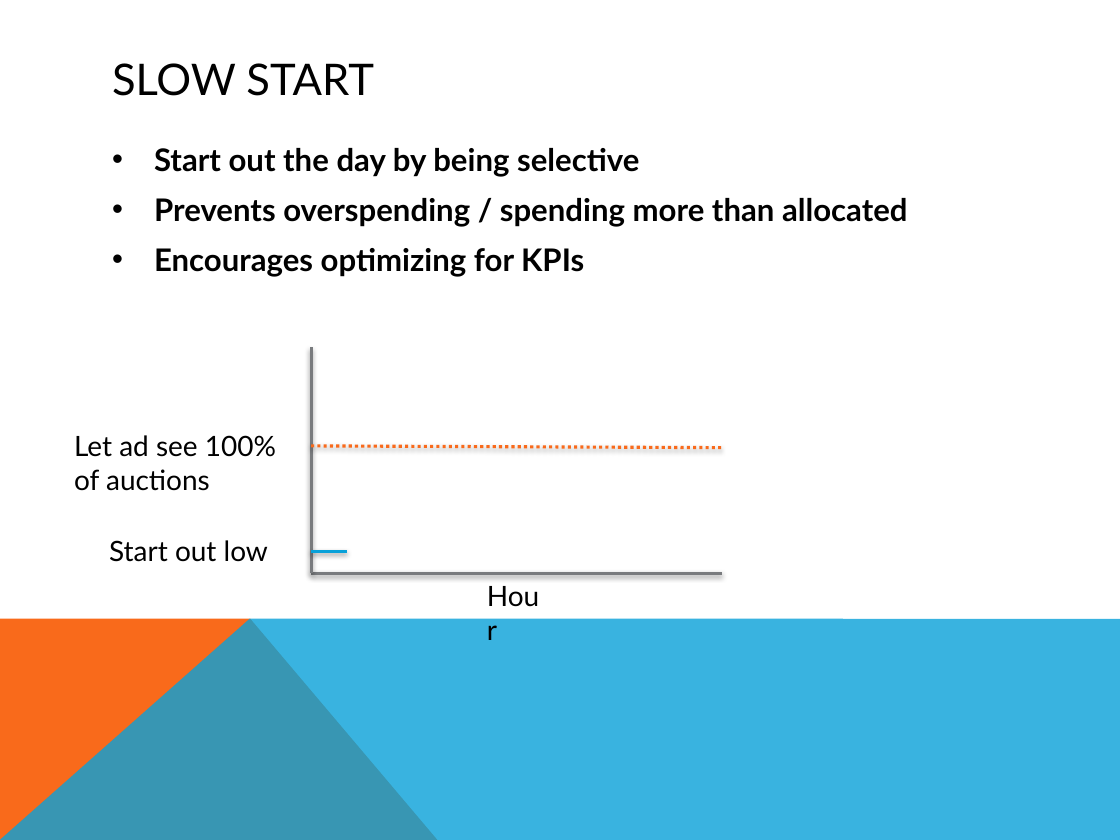
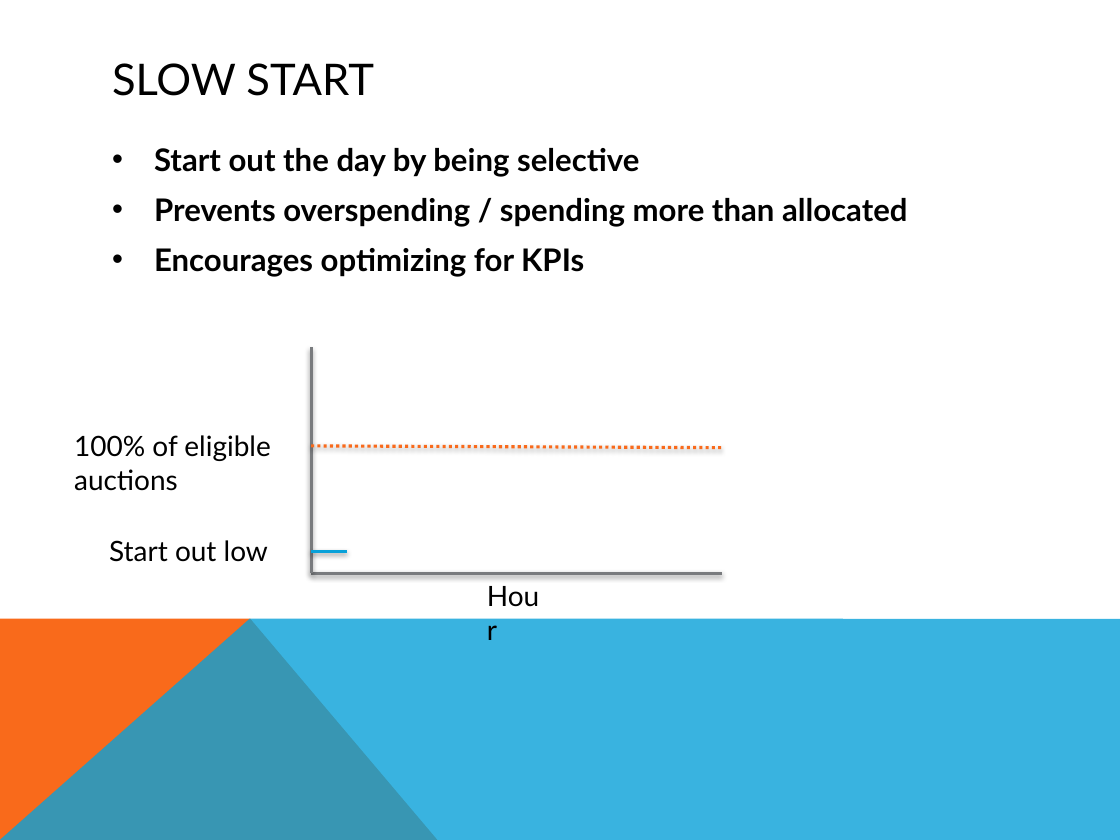
Before and after one commit to PragmaticLab/RTB_Budget_Pacing_Summarized, a slide deck: slide 12 of RTBPacingTechniques.pptx. Drawn at 1120x840 pixels with LibreOffice and Linux fonts; fonts in the diff are those of the drawing. Boxes give left, top, right and bottom in pixels: in the first picture for what was removed or moved away, otherwise in the second. Text is boxed around its words. In the diff, an @@ line names an element or a change of style, - is before the commit and + after.

```diff
--- a/RTBPacingTechniques.pptx
+++ b/RTBPacingTechniques.pptx
@@ text at (74, 435, 270, 491): text changed @@
-Let ad see 100% of auctions
+100% of eligible auctions
```
Also in this commit, not shown: 13 other slides changed, 1 slide added, 1 slide removed, 1 other file.
